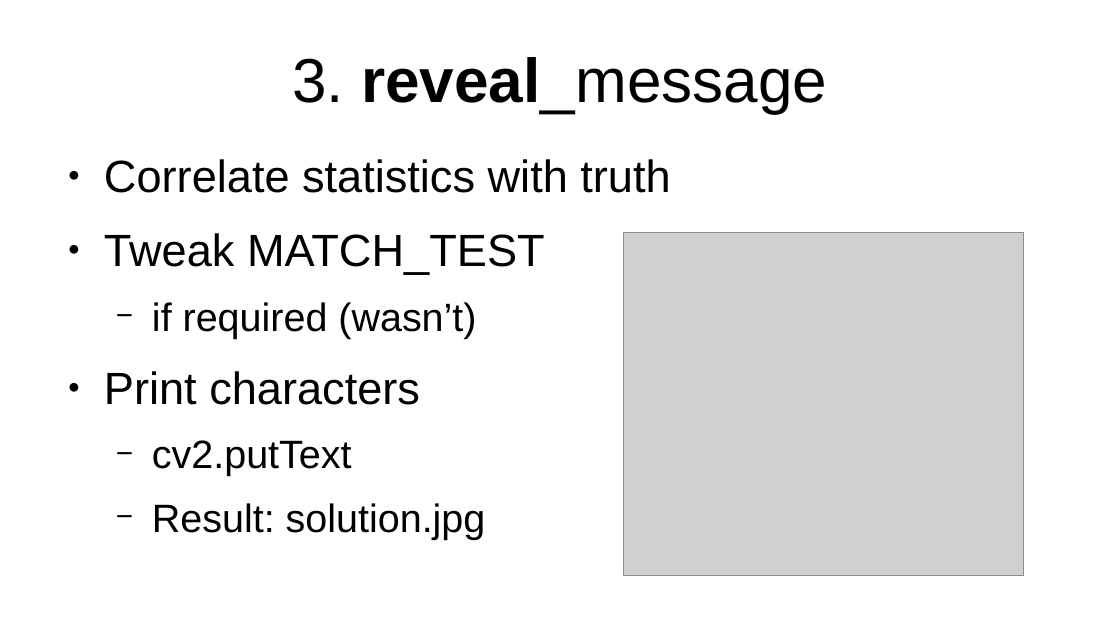
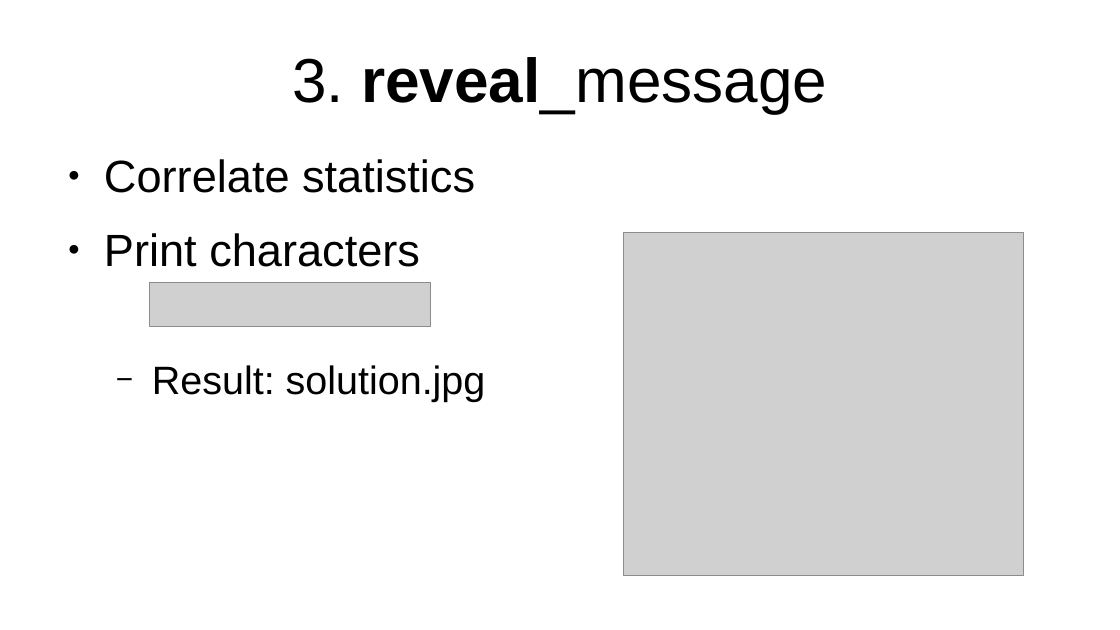
Before and after one commit to wulfgarpro/ancientrunes, a slide deck: slide 7 of lightning_talk/lightning_talk.odp. Drawn at 1120x630 pixels with LibreOffice and Linux fonts; fonts in the diff are those of the drawing; grey boxes stand for pictures. Boxes give left, top, right and bottom in pixels: in the first picture for what was removed or moved away, otherwise in the second. Text is boxed around its words. In the diff, an @@ line names an element or a change of style, - is before the commit and + after.

```diff
--- a/lightning_talk/lightning_talk.odp
+++ b/lightning_talk/lightning_talk.odp
@@ text at (104, 159, 475, 193): text changed @@
-● Correlate statistics with truth
-● Tweak MATCH_TEST
-  − if required (wasn’t)
+● Correlate statistics
@@ picture added at (149, 283, 430, 326) @@
@@ text at (152, 440, 352, 476): paragraph removed @@
-  − cv2.putText
```
Also in this commit, not shown: 6 other slides changed.
